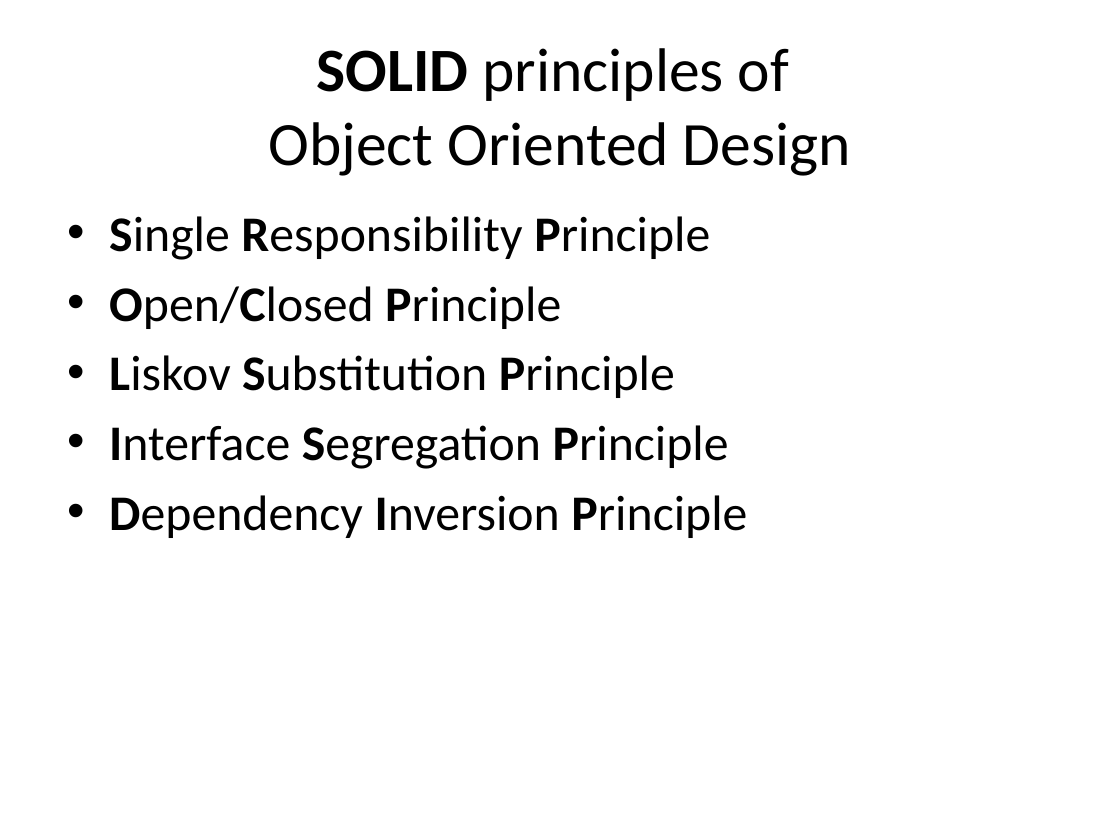
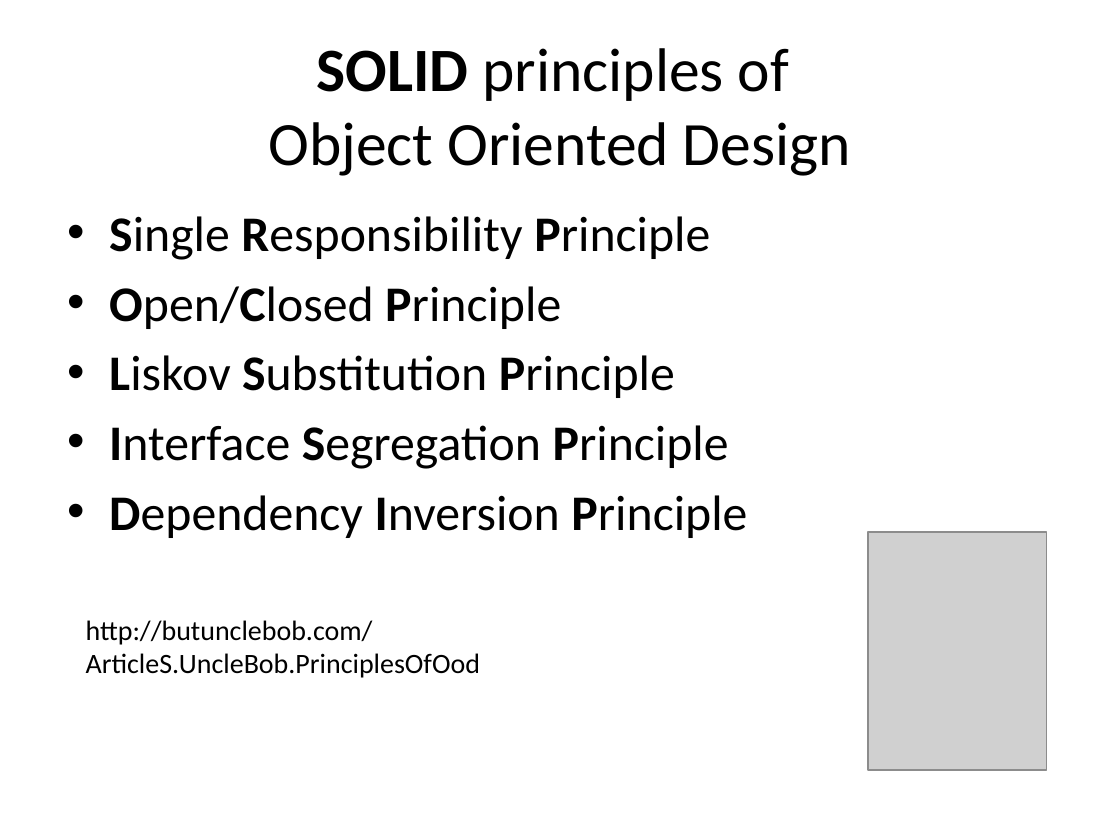
Before and after one commit to sameeri/solid, a slide deck: slide 27 of SOLID Principles of OOD v2.pptx (slide 25 before the commit). Drawn at 1120x840 pixels with LibreOffice and Linux fonts; fonts in the diff are those of the drawing; grey boxes stand for pictures. Boxes give left, top, right and bottom in pixels: in the first picture for what was removed or moved away, otherwise in the second. Text is boxed around its words. In the diff, an @@ line names an element or a change of style, - is before the commit and + after.

```diff
--- a/SOLID Principles of OOD v2.pptx
+++ b/SOLID Principles of OOD v2.pptx
@@ picture added at bbox=[868, 532, 1046, 771] @@
@@ text added at bbox=[86, 620, 480, 678], 18 pt, text #000000 @@
+http://butunclebob.com/ArticleS.UncleBob.PrinciplesOfOod
```
Also in this commit, not shown: 10 other slides changed, 10 slides added, 5 slides removed.
